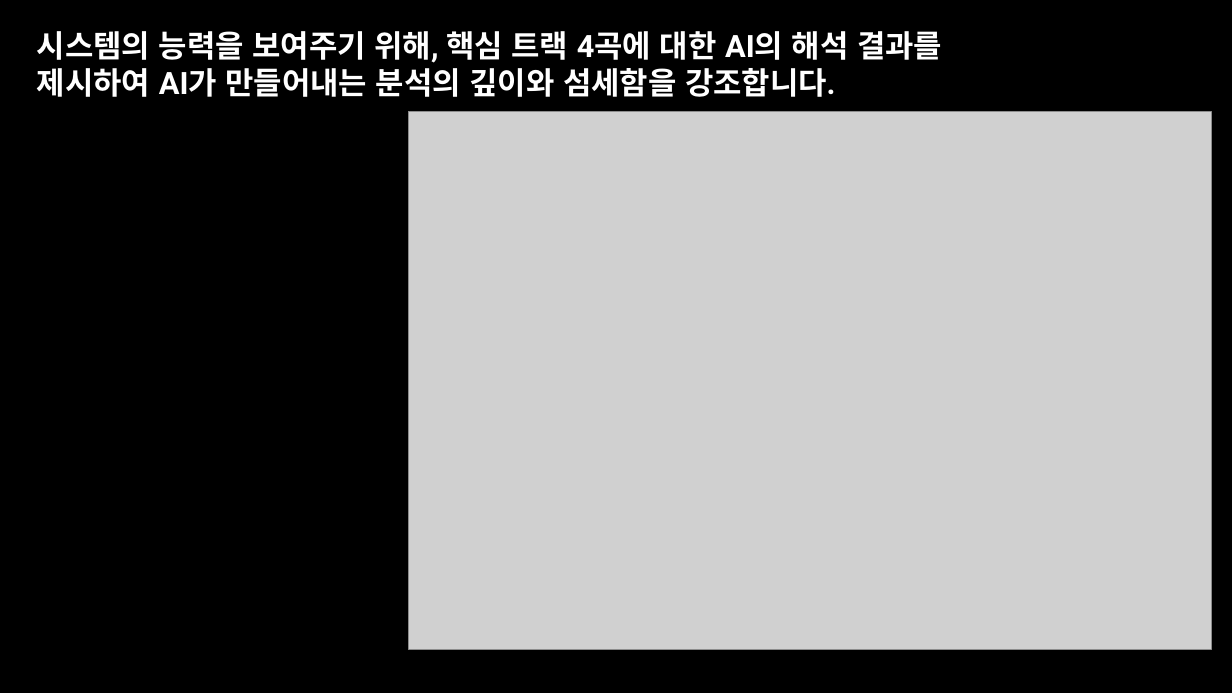
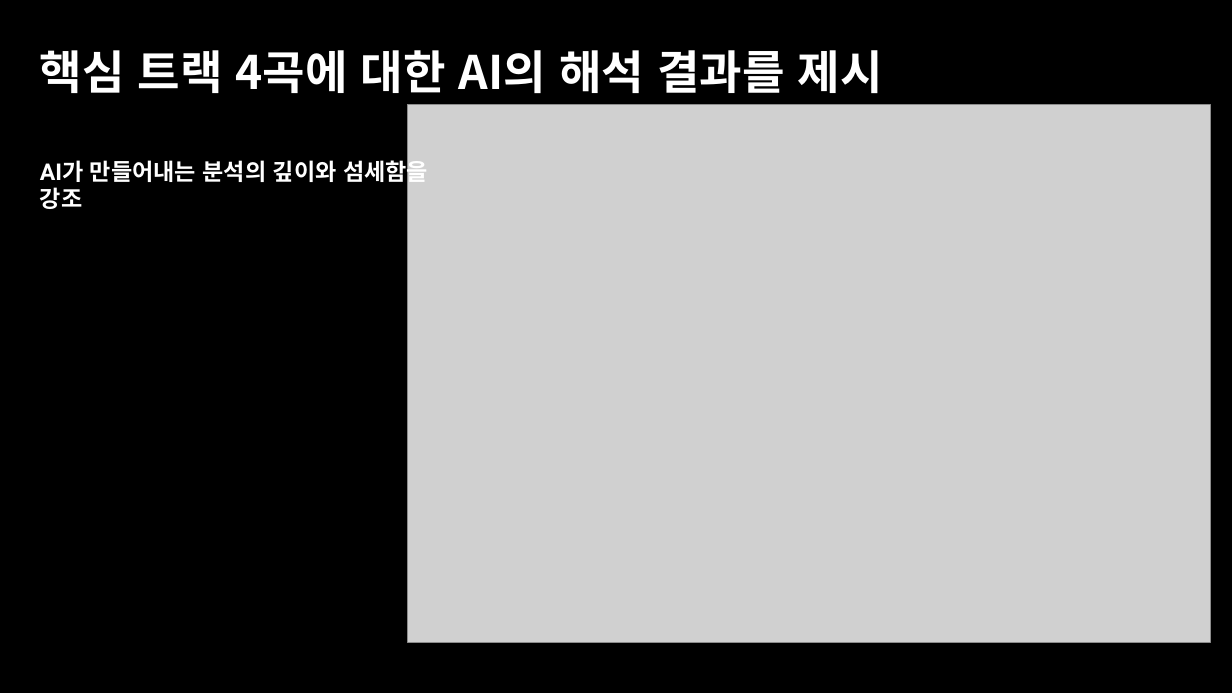
Before and after one commit to MINGYU-1/oboe_album_rag_project, a slide deck: slide 26 of 오보에 최종프로젝트 발표.pptx (slide 24 before the commit). Drawn at 1232x693 pixels with LibreOffice and Linux fonts; fonts in the diff are those of the drawing; grey boxes stand for pictures. Boxes give left, top, right and bottom in pixels: in the first picture for what was removed or moved away, otherwise in the second. Text is boxed around its words. In the diff, an @@ line names an element or a change of style, - is before the commit and + after.

```diff
--- a/오보에 최종프로젝트 발표.pptx
+++ b/오보에 최종프로젝트 발표.pptx
@@ text at bbox=[40, 50, 883, 93]: text changed; size 24 to 36 pt; font Roboto to Noto Sans CJK KR @@
-시스템의 능력을 보여주기 위해, 핵심 트랙 4곡에 대한 AI의 해석 결과를 제시하여 AI가 만들어내는 분석의 깊이와 섬세함을 강조합니다.
+핵심 트랙 4곡에 대한 AI의 해석 결과를 제시
@@ picture: place and size @@
-picture at bbox=[409, 111, 1212, 649]
+picture at bbox=[408, 104, 1211, 642]
@@ text added at bbox=[40, 156, 428, 209], 18 pt, text #FFFFFF, bold @@
+AI가 만들어내는 분석의 깊이와 섬세함을 강조
```
Also in this commit, not shown: 12 other slides changed, 40 slides added, 2 slides removed, 9 other files.
